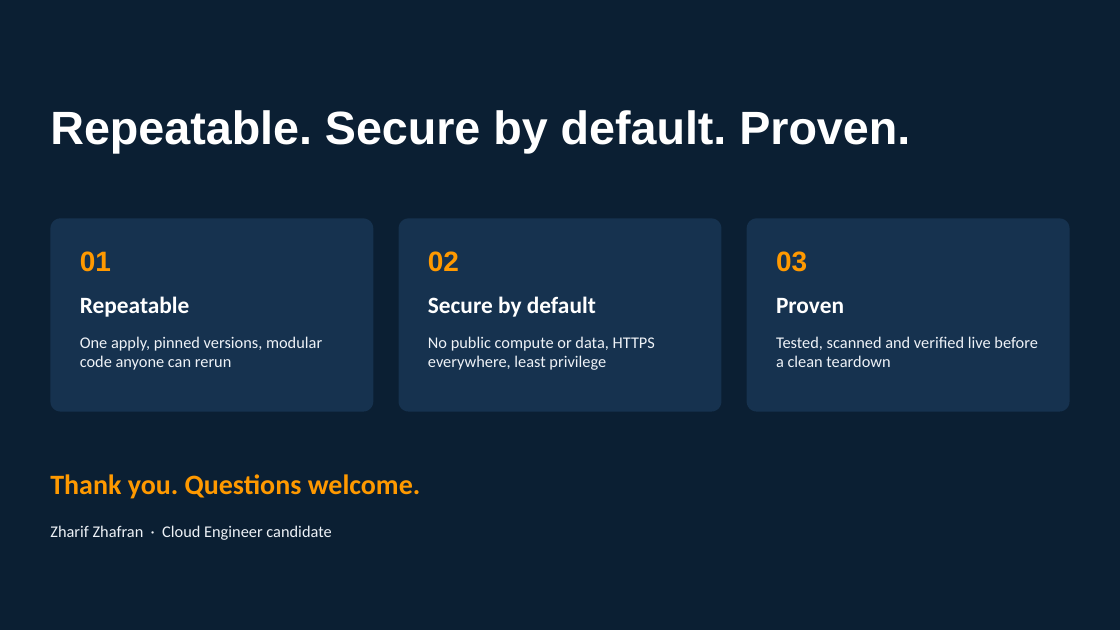
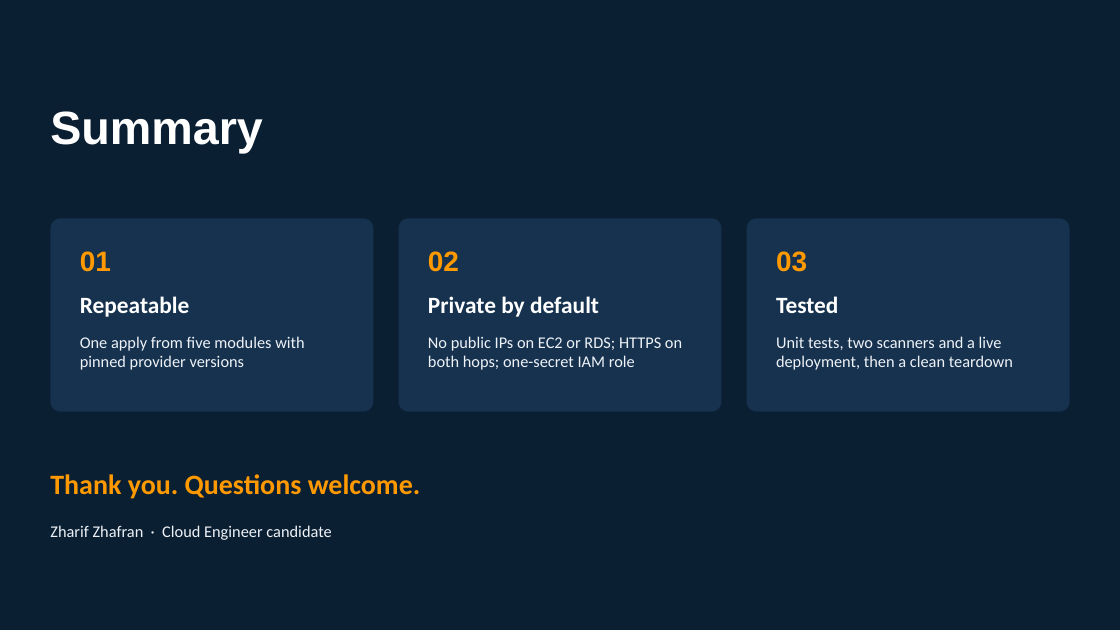
Before and after one commit to HagemaruThetha/WPApplication, a slide deck: slide 8 of presentation/School_WordPress_on_AWS.pptx. Drawn at 1120x630 pixels with LibreOffice and Linux fonts; fonts in the diff are those of the drawing. Boxes give left, top, right and bottom in pixels: in the first picture for what was removed or moved away, otherwise in the second. Text is boxed around its words. In the diff, an @@ line names an element or a change of style, - is before the commit and + after.

```diff
--- a/presentation/School_WordPress_on_AWS.pptx
+++ b/presentation/School_WordPress_on_AWS.pptx
@@ title at [50, 111, 262, 153]: text changed @@
-Repeatable. Secure by default. Proven.
+Summary
@@ text at [428, 296, 599, 317]: text changed @@
-Secure by default
+Private by default
@@ text at [776, 296, 838, 313]: text changed @@
-Proven
+Tested
@@ text at [80, 336, 304, 370]: text changed @@
-One apply, pinned versions, modular code anyone can rerun
+One apply from five modules with pinned provider versions
@@ text at [428, 336, 682, 370]: text changed @@
-No public compute or data, HTTPS everywhere, least privilege
+No public IPs on EC2 or RDS; HTTPS on both hops; one-secret IAM role
@@ text at [776, 336, 1013, 370]: text changed @@
-Tested, scanned and verified live before a clean teardown
+Unit tests, two scanners and a live deployment, then a clean teardown
```
Also in this commit, not shown: 6 other slides changed, 4 other files.
